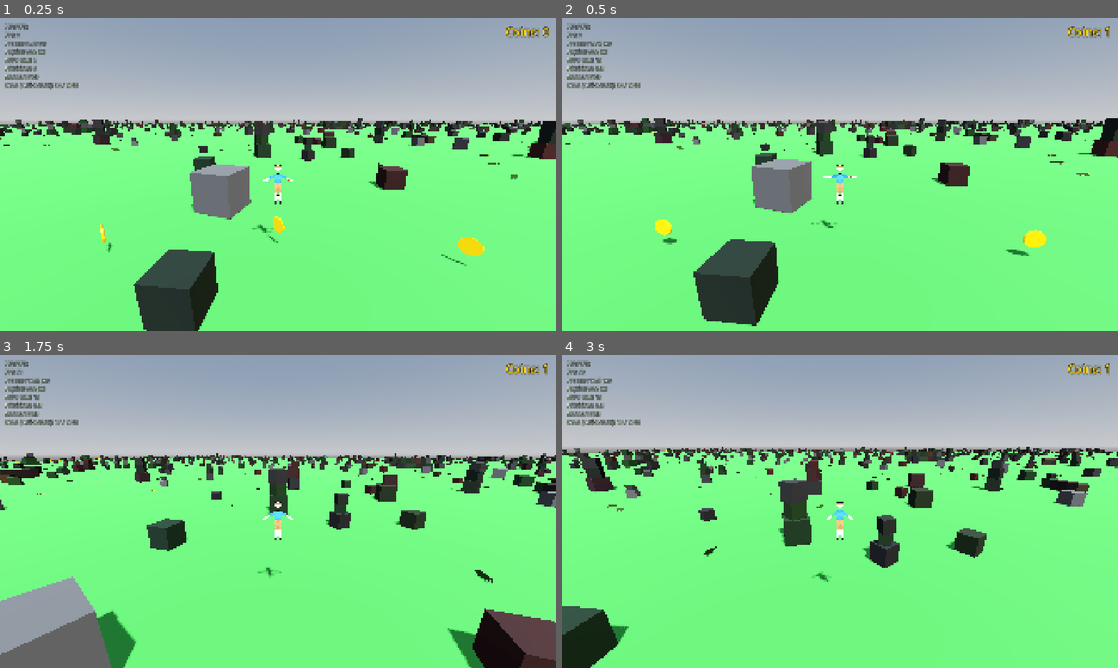
Above: before the commit, frames 1-4 (two rows, left to right).
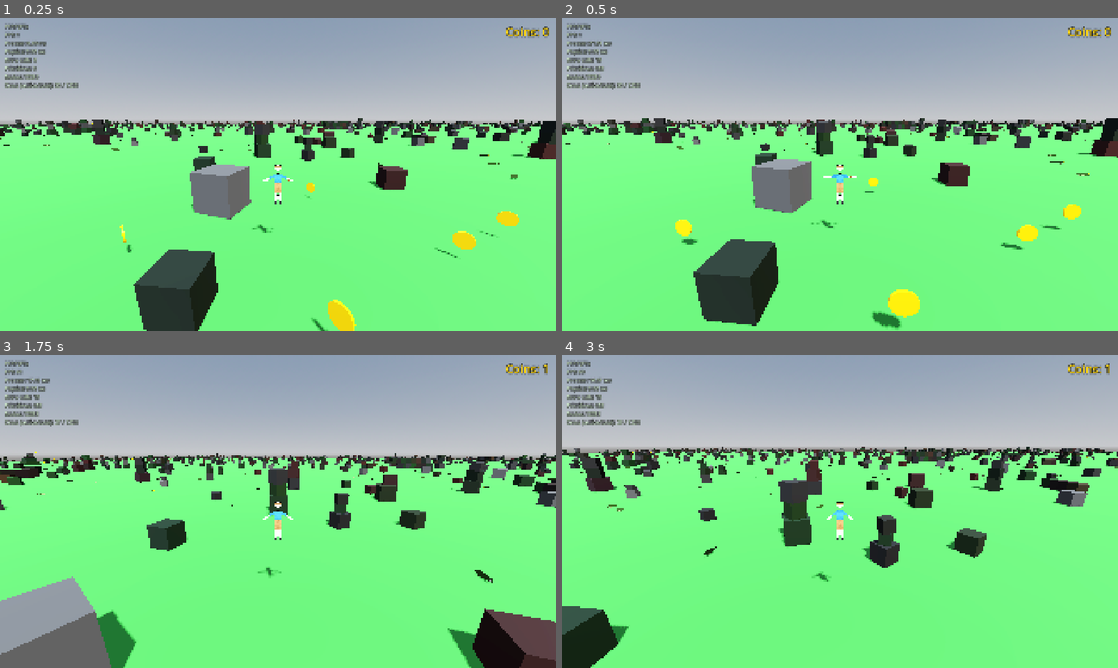
Above: after the commit, the same moments.

Repository: korjavin/godot-test1
Game: Godot game, scene res://scenes/main.tscn
The game is run twice, just before and just after one commit, with the same random seed, the same clock (stepped at 60 frames per second) and the same inputs.
Inputs (mouse positions are in pixels of both pictures, inside the frame that each line leads up to):
- Up to frame 1 (0.25 s): no input
- Up to frame 2 (0.5 s): no input
- Up to frame 3 (1.75 s): tap Enter at 0.5 s; move the mouse to (305, 511) at 0.52 s; hold Shift (run) 0.53-1.28 s; hold W (move_forward) from 0.53 s (still down); tap Space (jump) at 0.77, 0.8, 1.07, 1.35, 1.52 s; move the mouse to (250, 511) at 1.27 s; tap Shift (run) at 1.55 s
- Up to frame 4 (3 s): keep holding W (move_forward); tap Space (jump) at 1.82, 2.3 s; move the mouse to (851, 505) at 2.02 s; hold Ctrl (duck) 2.03-2.78 s; move the mouse to (834, 517) at 2.77 s; tap Shift (run) at 2.85 s

The runs differ from the first frame. In frame 1, 1.1% of the frame differs, in the area x 5-94%, y 18-100%; in frame 2, 1.5%, in the area x 4-99%, y 2-100%; in frame 3, less than 0.1%; in frame 4, less than 0.1%.

Commit message:
feat: scatter coins into a band swath instead of a single line

Diff:
--- a/scripts/endless_terrain.gd
+++ b/scripts/endless_terrain.gd
@@ -161,15 +161,27 @@
 ## coverage finite and seam-correct. The road still reads as a real road with broad
 ## curves, zig-zags and steep diagonal bends; it just never reverses net direction.
 
-## World-meters between consecutive stations (the STEP of the path). Small enough
-## that each coin stays in clear sight of the one before it.
-@export var road_coin_spacing: float = 7.0
-
-## The road corridor width varies smoothly between these bounds (metres). The coin
-## line weaves laterally WITHIN this corridor, so the width sets how far a coin can
-## drift sideways from the centerline.
-@export var road_width_min: float = 20.0
-@export var road_width_max: float = 30.0
+## World-metres between consecutive coin "slices" along the road centerline (the STEP
+## of the path). Each slice scatters a few coins across the band, so this sets how often
+## a new clump of coins appears as you travel — NOT the gap between individual coins.
+## Larger = sparser road.
+@export var road_coin_spacing: float = 6.0
+
+## The coin BAND width (metres) varies smoothly between these bounds. Coins are scattered
+## at RANDOM lateral offsets within ±band/2 of the centerline (NOT on a single line), so
+## the road reads as a swath of territory a few coins wide rather than a conga-line. Bump
+## these up for a wider, more spread-out trail; down for a tighter path. (~10–20 m shows
+## roughly 3–4 coins across at the default density.)
+@export var road_width_min: float = 10.0
+@export var road_width_max: float = 20.0
+
+## Coins CONSIDERED per slice, and the chance each one actually spawns. Average coins per
+## slice = road_coin_slots * road_coin_chance. Lower the chance for a sparser, less obvious
+## trail; raise it (or the slots) for a denser swath. Keeping the average near ~1 makes the
+## band feel like scattered territory, not a carpet. Skipped slots are what give the road
+## its irregular, "not so obvious" look.
+@export var road_coin_slots: int = 3
+@export var road_coin_chance: float = 0.4
 
 ## Maximum per-station heading jitter magnitude (degrees). Larger = curvier / tighter
 ## zig-zags. This is the amplitude of the deterministic turn noise added each station.
@@ -187,28 +199,25 @@
 ## forward and gives it a natural "return to course" feel after a bend.
 const ROAD_RESTORE: float = 0.06
 
-## Fixed seed mixed into the per-station hash so the road is stable run-to-run yet
-## distinct from the per-chunk object/crocodile seeds (it is its OWN world). Pick
-## any constant; changing it reshapes the entire road.
+## Fixed seed mixed into the per-station hash for the CENTERLINE so the road is stable
+## run-to-run yet distinct from the per-chunk object/crocodile seeds (it is its OWN
+## world). Pick any constant; changing it reshapes the entire road's path.
 const ROAD_WORLD_SEED: int = 0x5_0AD  # "ROAD"-ish; arbitrary fixed constant
 
-## How fast the corridor width breathes (radians of cos() per station). Lower = the
-## road swells wide and narrows over MORE stations. At 0.08 the cosine's period is
+## Separate fixed seed for the per-slice COIN SCATTER RNG (the lateral/along-road jitter
+## and the per-coin spawn chance). Kept distinct from ROAD_WORLD_SEED so reshaping the
+## scatter doesn't move the centerline, and vice-versa.
+const ROAD_COIN_SEED: int = 0xC0_1A  # "coin"-ish; arbitrary fixed constant
+
+## How fast the band width breathes (radians of cos() per station). Lower = the band
+## swells wide and narrows over MORE stations. At 0.08 the cosine's period is
 ## ~2π/0.08 ≈ 78 stations, so the width cycles slowly enough to feel smooth, not pulsey.
 const ROAD_WIDTH_FREQ: float = 0.08
 
-## Lateral weave frequencies (radians of sin() per station). The coin line snakes
-## across the corridor as the SUM of two sines: a primary slow sweep plus a second,
-## even slower sine that breaks the metronome regularity. Both are low so consecutive
-## coins barely shift sideways (each stays in sight of the previous one).
-const ROAD_WEAVE_FREQ_PRIMARY: float = 0.12
-const ROAD_WEAVE_FREQ_SECONDARY: float = 0.037
-
-## Amplitude of the secondary weave sine relative to the primary (which is 1.0). The
-## raw weave therefore spans ±(1.0 + ROAD_WEAVE_SECONDARY_AMP); we normalise by that
-## max so _road_lateral_unit stays in [-1, 1] — keep the divisor in sync with this.
-const ROAD_WEAVE_SECONDARY_AMP: float = 0.5
-const ROAD_WEAVE_MAX_AMP: float = 1.0 + ROAD_WEAVE_SECONDARY_AMP  # weave normaliser (= 1.5)
+## Fraction of road_coin_spacing a coin may jitter ALONG the road from its slice center
+## (±this × spacing). Without it, every slice's coins would sit on the same cross-line
+## and the eye would read regular rows; this staggers them so the swath looks organic.
+const ROAD_COIN_LONG_JITTER: float = 0.5
 
 # ============================================================================
 # SECTION 2: INTERNAL STATE
@@ -1567,63 +1576,68 @@
 
 func _road_width(k: int) -> float:
 	"""
-	Smoothly-varying corridor width (metres) at station `k`, oscillating between
+	Smoothly-varying coin BAND width (metres) at station `k`, oscillating between
 	road_width_min and road_width_max.
 
 	@param k: Station index.
 	@return: Width in [road_width_min, road_width_max].
 
 	EDUCATIONAL NOTE:
-	- A low-frequency cosine of `k` gives a slow, smooth swell/narrowing of the road
-	  (no per-station jumps), so the corridor visibly breathes wide and narrow as you
+	- A low-frequency cosine of `k` gives a slow, smooth swell/narrowing of the band
+	  (no per-station jumps), so the coin swath visibly breathes wide and narrow as you
 	  travel. We remap cos()'s [-1,1] to [0,1] then lerp between the bounds.
 	"""
 	var t := (cos(float(k) * ROAD_WIDTH_FREQ) + 1.0) * 0.5  # smooth [0,1], period ~78 stations
 	return lerpf(road_width_min, road_width_max, t)
 
-func _road_lateral_unit(k: int) -> float:
-	"""
-	Smooth lateral weave factor in [-1, 1] for station `k`. Multiplying this by
-	width/2 gives how far the coin sits to the LEFT/RIGHT of the centerline.
-
-	@param k: Station index.
-	@return: A value in [-1, 1] that changes slowly with `k`.
-
-	EDUCATIONAL NOTE:
-	- The weave is intentionally LOW-FREQUENCY (a slow sine of `k`) so consecutive
-	  coins barely shift sideways — the coin line snakes smoothly across the corridor
-	  instead of hopping edge to edge, keeping each coin in sight of the previous one.
-	  A second, slower sine adds a touch of variation so it doesn't look like a pure
-	  metronome. The sum is divided by its max amplitude (ROAD_WEAVE_MAX_AMP = 1.5) to
-	  stay within [-1, 1].
-	"""
-	var weave := sin(float(k) * ROAD_WEAVE_FREQ_PRIMARY) \
-		+ ROAD_WEAVE_SECONDARY_AMP * sin(float(k) * ROAD_WEAVE_FREQ_SECONDARY)
-	return clampf(weave / ROAD_WEAVE_MAX_AMP, -1.0, 1.0)
-
-func _road_coin_world(k: int) -> Vector3:
-	"""
-	Final world-space coin position for station `k`: the centerline plus a lateral
-	offset perpendicular to the heading, at ground height.
+func _road_coins_at(k: int) -> Array:
+	"""
+	Deterministic list of world-space coin positions SCATTERED across the road band at
+	station `k`. Replaces the old one-coin-on-a-smooth-weave model: instead of a single
+	coin on a tidy line, each station drops a few coins at RANDOM lateral offsets within
+	±band/2 of the centerline (plus a little along-road jitter), so the road reads as a
+	loose swath of territory a few coins wide rather than an obvious conga-line.
 
 	@param k: Station index (the cache MUST already cover it — callers extend first).
-	@return: World-space Vector3 where station `k`'s coin should sit.
-
-	EDUCATIONAL NOTE:
-	- We take the station's centerline point and heading, build a unit vector
-	  PERPENDICULAR to the heading (rotate the heading direction 90°: (cos,sin) ->
-	  (-sin,cos)), and slide along it by lateral_unit * width/2. The result is in the
-	  (x, z) plane; Y is the fixed ground height. Note Vector2.y maps to world Z.
+	@return: Array of world-space Vector3 coin positions "owned" by station `k`. May be
+	         EMPTY when the per-coin spawn rolls come up short — that is exactly what keeps
+	         the trail sparse and irregular.
+
+	EDUCATIONAL NOTE — why this stays deterministic & seam-correct:
+	- The scatter RNG is seeded ONLY from `k` (+ ROAD_COIN_SEED), so a station's coins are
+	  identical no matter which chunk computes them or in what order — the property the
+	  seam bucketing in spawn_coins_in_chunk relies on. Each coin is still assigned to
+	  whichever chunk its FINAL position lands in, so there are no gaps or duplicates.
+	- A coin's offset from the centerline is bounded by band/2 (lateral) plus
+	  ROAD_COIN_LONG_JITTER*spacing (along-road); spawn_coins_in_chunk's `pad` is derived
+	  from exactly that bound so the scan window can never miss a scattered coin at a seam.
 	"""
 	var st: Dictionary = _road_station(k)
 	var center: Vector2 = st.center
 	var heading: float = st.heading
-	# Perpendicular (left-hand normal) to the heading direction in the XZ plane.
+	# Unit vectors ALONG (tangent) and PERPENDICULAR (left-hand normal) to the heading,
+	# in the XZ plane. Vector2.x -> world X, Vector2.y -> world Z.
+	var tangent := Vector2(cos(heading), sin(heading))
 	var perp := Vector2(-sin(heading), cos(heading))
-	var offset := _road_lateral_unit(k) * _road_width(k) * 0.5
-	var p := center + perp * offset
-	# Vector2.x -> world X, Vector2.y -> world Z; coin floats at ground height.
-	return Vector3(p.x, COIN_GROUND_HEIGHT, p.y)
+	var half_band := _road_width(k) * 0.5
+
+	# Per-station RNG seeded purely from `k` (+ a coin-specific seed): deterministic and
+	# load-order independent. The draw order below is fixed, so the coin set is stable.
+	var rng := RandomNumberGenerator.new()
+	rng.seed = hash(Vector2i(k, ROAD_COIN_SEED))
+
+	var coins: Array = []
+	for _slot in road_coin_slots:
+		# Rolling each slot (rather than always placing a coin) is what makes the swath
+		# sparse and irregular instead of a regular grid. A skipped slot still consumes
+		# one draw, so the RNG sequence — and thus every later coin — stays deterministic.
+		if rng.randf() >= road_coin_chance:
+			continue
+		var lat := rng.randf_range(-1.0, 1.0) * half_band                               # across the band
+		var lon := rng.randf_range(-1.0, 1.0) * ROAD_COIN_LONG_JITTER * _road_spacing()  # along the road
+		var p := center + perp * lat + tangent * lon
+		coins.append(Vector3(p.x, COIN_GROUND_HEIGHT, p.y))
+	return coins
 
 func spawn_coins_in_chunk(chunk_pos: Vector2i, parent_chunk: MeshInstance3D, obstacles: Array) -> void:
 	"""
@@ -1631,10 +1645,12 @@
 	trail that carries every coin in the world (see the COIN ROAD math section above
 	and the COIN ROAD CONFIGURATION section near the top).
 
-	Coins are NOT scattered randomly any more. The road centerline is a pure function
-	of the integer station index `k` (one coin candidate per station, seeded only from
-	`k` + ROAD_WORLD_SEED). Off-road areas get NO coins, so the trail reads as a clear
-	"go this way" route the player wants to follow.
+	The road centerline is a pure, deterministic function of the integer station index
+	`k`. Each station then SCATTERS a few coins at random offsets within a band around
+	the centerline (see _road_coins_at), so the trail reads as a loose swath of territory
+	a few coins wide — not a single line — while still being a clear "go this way" route.
+	Off-road areas get NO coins. Everything is seeded only from `k` (+ the road seeds), so
+	it regenerates byte-identically and is seam-correct.
 
 	@param chunk_pos: Chunk coordinates this body is generating coins for.
 	@param parent_chunk: The chunk mesh the coins attach to (it sits at the chunk
@@ -1660,27 +1676,23 @@
 		return
 
 	# This chunk's world center and its world X-range. We pad the range because a
-	# station's CENTERLINE can sit just outside the chunk while its laterally-offset
-	# coin swings back inside it — widening the scanned X-range makes sure we never miss
-	# such a coin (a missed coin = a permanent gap in the road, since no other chunk
-	# would scan that station).
+	# station's CENTERLINE can sit just outside the chunk while one of its scattered coins
+	# falls back inside it — widening the scanned X-range makes sure we never miss such a
+	# coin (a missed coin = a permanent gap, since no other chunk would scan that station).
 	#
-	# SEAM-CORRECTNESS INVARIANT: pad MUST be >= the largest amount a coin's WORLD X can
-	# differ from its station's centerline X. A coin is offset perpendicular to the
-	# heading by up to width/2. Projected onto X, that perpendicular offset is
-	# `sin(heading) * width/2`, maximised at |heading| = the cap and at the LARGEST width.
-	# _road_width() lerps between road_width_min and road_width_max, so the largest width
-	# it can return is maxf(road_width_min, road_width_max) — NOT bare road_width_max. If a
-	# designer swaps the bounds (min > max), the lerp can return up to road_width_min, whose
-	# lateral excursion would exceed a road_width_max-only pad → stations missed at the
-	# binary-search window edge → coins dropped at seams. So the worst-case X excursion is
-	# sin(cap) * maxf(min,max)/2; we DERIVE pad from that geometry (plus a small safety
-	# margin) so the invariant survives future retuning OR swapping of the width bounds.
+	# SEAM-CORRECTNESS INVARIANT: pad MUST be >= the largest amount a scattered coin's WORLD
+	# X can differ from its station's centerline X. A coin is offset up to band/2
+	# PERPENDICULAR to the heading and up to ROAD_COIN_LONG_JITTER*spacing ALONG it. The X
+	# projections of those (sin·lat and cos·lon) are each bounded by their magnitude, so the
+	# worst-case X excursion is band/2 + ROAD_COIN_LONG_JITTER*spacing. The band's largest
+	# value is maxf(road_width_min, road_width_max) — NOT bare road_width_max — so a designer
+	# swapping the bounds (min > max) still can't under-pad. We DERIVE pad from exactly that
+	# geometry (plus a small margin) so the invariant survives retuning of width OR spacing.
 	var center := chunk_to_world(chunk_pos)
 	var half_chunk := chunk_size / 2.0
 	var x0 := center.x - half_chunk
 	var x1 := center.x + half_chunk
-	var pad := sin(_road_max_heading()) * maxf(road_width_min, road_width_max) * 0.5 + 2.0
+	var pad := maxf(road_width_min, road_width_max) * 0.5 + ROAD_COIN_LONG_JITTER * _road_spacing() + 2.0
 
 	# Grow the shared station cache so it covers this chunk's widened X-range. The
 	# cache is a pure function of `k`, so this is idempotent across chunks and load
@@ -1719,51 +1731,51 @@
 		if cx > x1 + pad:
 			break  # past this chunk's window — and X only grows from here, so stop
 
-		# Final world-space coin position for this station (centerline + lateral weave).
-		var cw := _road_coin_world(cur_k)
-
-		# Bucket by final chunk: spawn this coin only from the chunk it actually lands
-		# in. This is what makes seams gap-free and duplicate-free.
-		if world_to_chunk(cw) != chunk_pos:
-			continue
-
-		# Convert to chunk-LOCAL (relative to the chunk center, like every other
-		# chunk-parented node), so the coin sits at the right world spot.
-		var local := Vector3(cw.x - center.x, cw.y, cw.z - center.z)
-
-		# If the road runs over a block footprint, the ground-height coin would be
-		# buried. A coin must clear EVERYTHING it overlaps, not just whatever block we'd
-		# like to perch it on — so the TALLEST overlapping block governs:
-		#   - if the tallest overlap is climbable, perch on it (its top is above every
-		#     other block the coin covers, so nothing buries it);
-		#   - if the tallest overlap is NON-climbable (a sheer wall/roof higher than a
-		#     jump), SKIP the coin entirely. Perching on a SHORTER climbable block here
-		#     would leave the coin embedded inside that taller wall — visually buried and
-		#     effectively unreachable, which is worse than dropping one coin (structures
-		#     are sparse, so the visible chain stays intact).
-		#
-		# We scan ALL overlapping blocks (never break on the first) to find that tallest
-		# top. obstacles is in a fixed order and ties keep the first-encountered block, so
-		# this stays a pure deterministic function of the obstacles list.
-		if _point_over_block(local.x, local.z, obstacles):
-			var found := false
-			var tallest_top := 0.0
-			var tallest_climbable := false
-			for ob in obstacles:
-				if _block_overlaps(local.x, local.z, ob):
-					# Strict `>` keeps the FIRST block on a tie (deterministic).
-					if not found or ob.top > tallest_top:
-						tallest_top = ob.top
-						tallest_climbable = ob.get("climbable", false)
-						found = true
-			if not tallest_climbable:
+		# This station scatters a handful of coins across the band; place each one that
+		# actually lands inside THIS chunk.
+		for cw in _road_coins_at(cur_k):
+			# Bucket by final chunk: spawn this coin only from the chunk it actually lands
+			# in. This is what makes seams gap-free and duplicate-free.
+			if world_to_chunk(cw) != chunk_pos:
 				continue
-			local.y = tallest_top + COIN_BLOCK_OFFSET
-
-		# Spawn the coin (position is local to the chunk, like blocks/crocodiles).
-		var coin := coin_scene.instantiate()
-		coin.position = local
-		parent_chunk.add_child(coin)
+
+			# Convert to chunk-LOCAL (relative to the chunk center, like every other
+			# chunk-parented node), so the coin sits at the right world spot.
+			var local := Vector3(cw.x - center.x, cw.y, cw.z - center.z)
+
+			# If the road runs over a block footprint, the ground-height coin would be
+			# buried. A coin must clear EVERYTHING it overlaps, not just whatever block we'd
+			# like to perch it on — so the TALLEST overlapping block governs:
+			#   - if the tallest overlap is climbable, perch on it (its top is above every
+			#     other block the coin covers, so nothing buries it);
+			#   - if the tallest overlap is NON-climbable (a sheer wall/roof higher than a
+			#     jump), SKIP the coin entirely. Perching on a SHORTER climbable block here
+			#     would leave the coin embedded inside that taller wall — visually buried and
+			#     effectively unreachable, which is worse than dropping one coin (structures
+			#     are sparse, so the visible swath stays intact).
+			#
+			# We scan ALL overlapping blocks (never break on the first) to find that tallest
+			# top. obstacles is in a fixed order and ties keep the first-encountered block, so
+			# this stays a pure deterministic function of the obstacles list.
+			if _point_over_block(local.x, local.z, obstacles):
+				var found := false
+				var tallest_top := 0.0
+				var tallest_climbable := false
+				for ob in obstacles:
+					if _block_overlaps(local.x, local.z, ob):
+						# Strict `>` keeps the FIRST block on a tie (deterministic).
+						if not found or ob.top > tallest_top:
+							tallest_top = ob.top
+							tallest_climbable = ob.get("climbable", false)
+							found = true
+				if not tallest_climbable:
+					continue
+				local.y = tallest_top + COIN_BLOCK_OFFSET
+
+			# Spawn the coin (position is local to the chunk, like blocks/crocodiles).
+			var coin := coin_scene.instantiate()
+			coin.position = local
+			parent_chunk.add_child(coin)
 
 func _block_overlaps(x: float, z: float, ob: Dictionary) -> bool:
 	"""
Not shown, changed: CLAUDE.md
